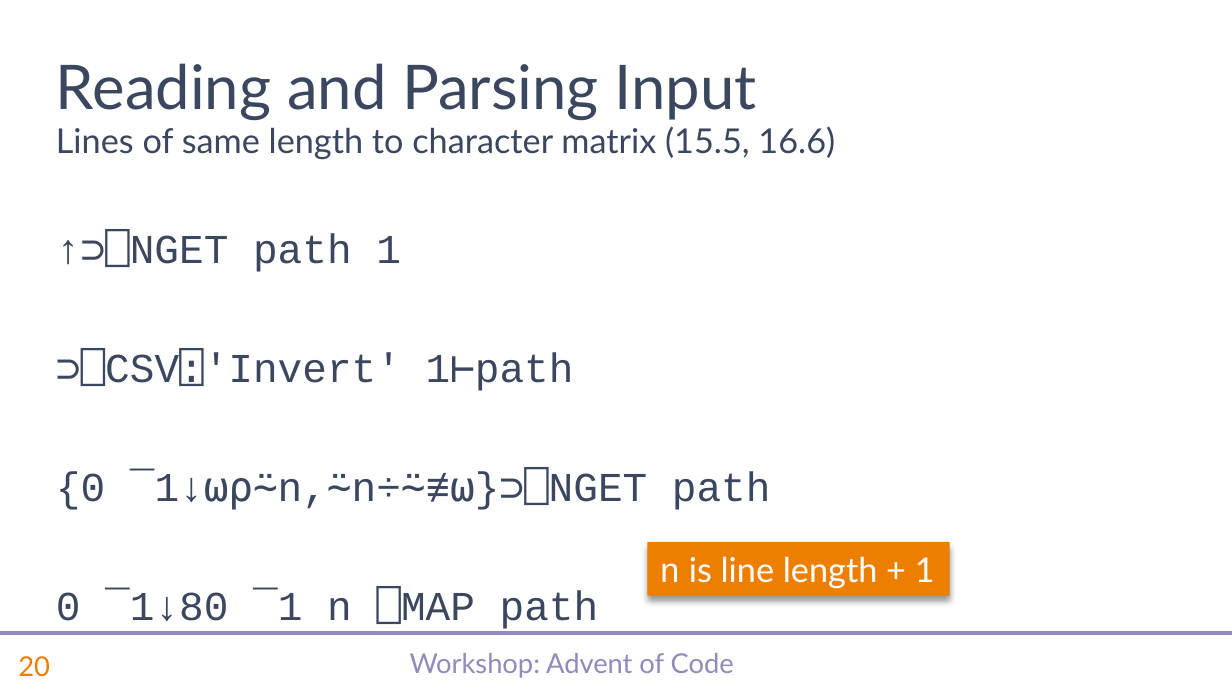
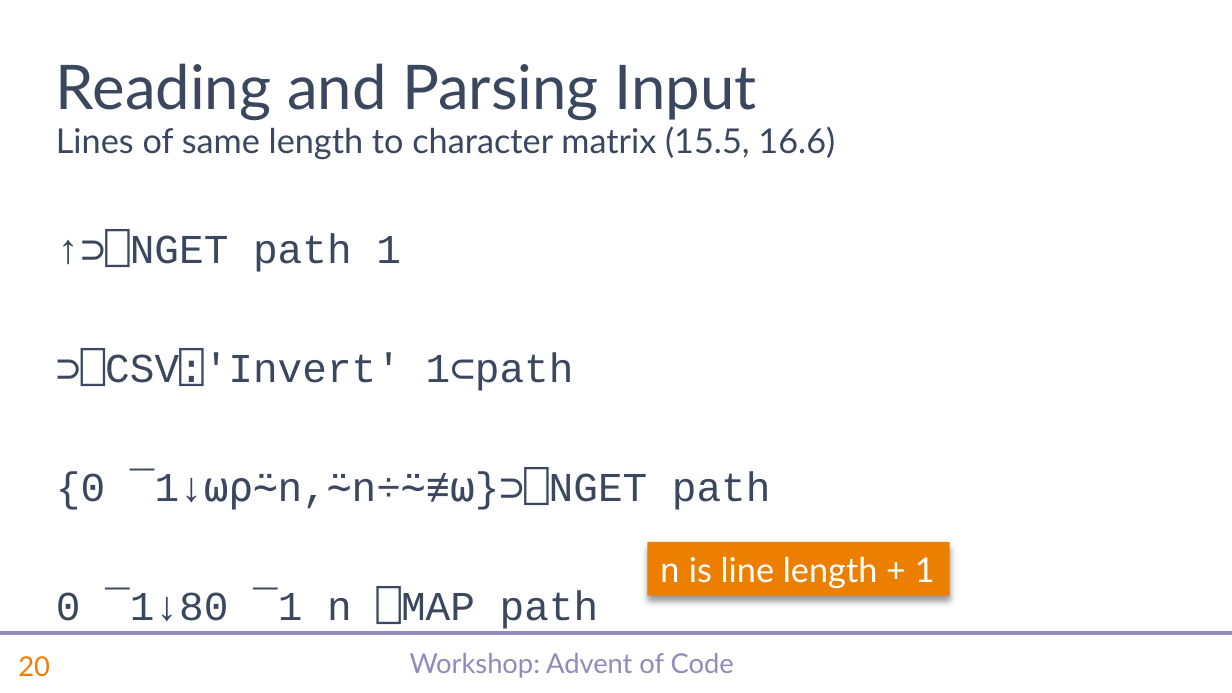
Before and after one commit to abrudz/SimCorp, a slide deck: slide 21 of aoc/slides2.pptx. Drawn at 1232x693 pixels with LibreOffice and Linux fonts; fonts in the diff are those of the drawing; background and template pictures are left out. Boxes give left, top, right and bottom in pixels: in the first picture for what was removed or moved away, otherwise in the second. Text is boxed around its words. In the diff, an @@ line names an element or a change of style, - is before the commit and + after.

```diff
--- a/aoc/slides2.pptx
+++ b/aoc/slides2.pptx
@@ text at (x1=105, y1=352, x2=574, y2=391): text changed @@
-⊃⎕CSV⍠'Invert' 1⊢path
+⊃⎕CSV⍠'Invert' 1⊂path
```
Also in this commit, not shown: 2 other slides changed, 1 other file.
